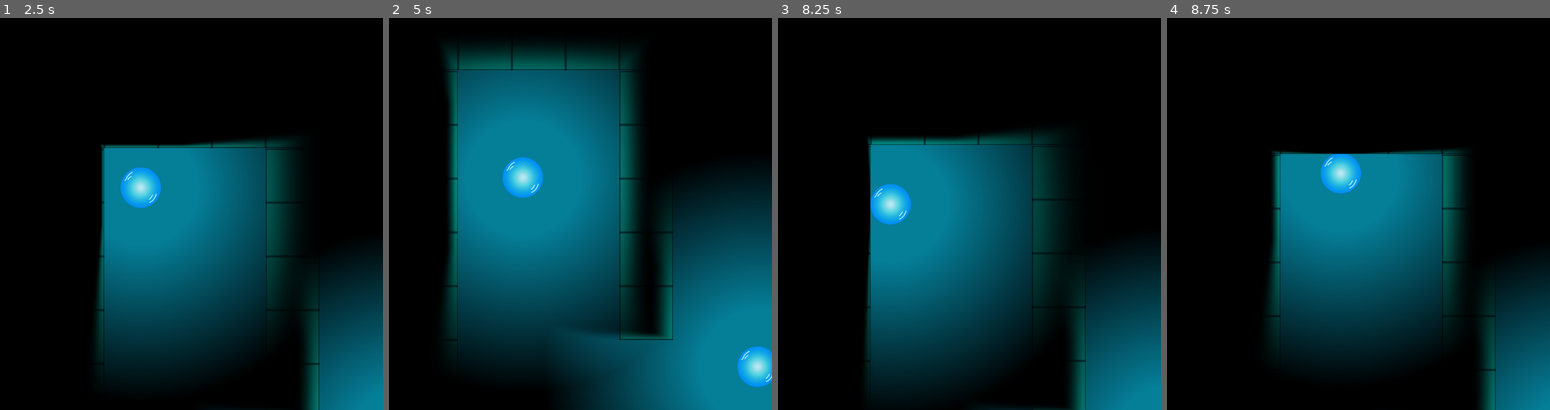
Above: before the commit, frames 1-4 (left to right).
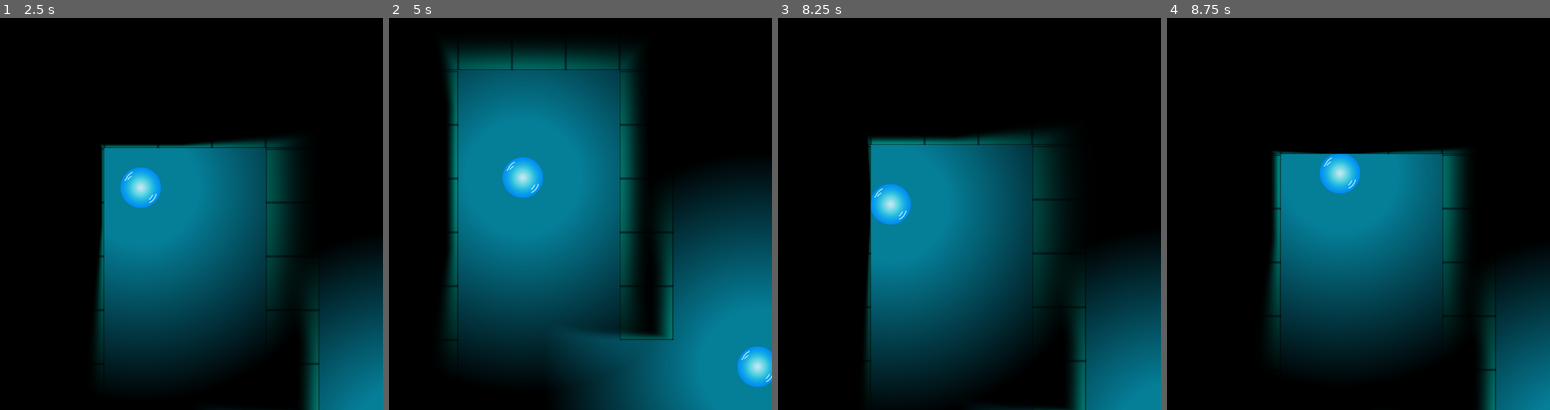
Above: after the commit, the same moments.

Repository: jacob-grahn/bubble-racing
Game: Godot game, scene res://map/Map.tscn
Same seed, same stepped clock (60 frames per second), same inputs: the game is played once before the commit and once after it.
Inputs (mouse positions are in pixels of both pictures, inside the frame that each line leads up to):
- Up to frame 1 (2.5 s): tap Enter at 0.5 s; move the mouse to (264, 174) at 0.52 s; click (264, 174) at 0.67 s; move the mouse to (80, 217) at 1.27 s; click (80, 217) at 1.42 s; move the mouse to (210, 100) at 2.02 s; click (210, 100) at 2.17 s
- Up to frame 2 (5 s): move the mouse to (534, 280) at 2.77 s; click (534, 280) at 2.92 s; move the mouse to (687, 261) at 3.52 s; click (687, 261) at 3.67 s; move the mouse to (427, 131) at 4.27 s; click (427, 131) at 4.42 s
- Up to frame 3 (8.25 s): move the mouse to (965, 194) at 5.02 s; click (965, 194) at 5.17 s; move the mouse to (881, 88) at 5.77 s; click (881, 88) at 5.92 s; move the mouse to (1042, 174) at 6.52 s; click (1042, 174) at 6.67 s; move the mouse to (858, 217) at 7.27 s; click (858, 217) at 7.42 s; move the mouse to (988, 100) at 8.02 s; click (988, 100) at 8.17 s
- Up to frame 4 (8.75 s): no input

Frame 1 is identical in both runs. In frame 2, 0.2% of the frame differs, in the area x 17-75%, y 13-83%; in frame 3, 0.2%; in frame 4, 0.3%, in the area x 29-86%, y 34-100%.

Commit message:
start work on a maze generator

Diff:
--- a/map/Map.gd
+++ b/map/Map.gd
@@ -1,6 +1,8 @@
 extends Node2D
 
 func _ready():
+	var maze = MazeGenerator.generate(10, 10)
+	print(maze)
 	$Finish.connect("bubble_finished", self, "on_bubble_finished")
 	$Finish2.connect("bubble_finished", self, "on_bubble_finished")
 
--- /dev/null
+++ b/maze-generator/MazeGenerator.gd
@@ -0,0 +1,37 @@
+extends Node
+
+func generate(width, height):
+	var node_list = make_nodes(width, height)
+	connect_nodes_randomly(node_list)
+	return node_list
+
+
+func make_nodes(width, height):
+	var node_list = []
+	for x in range(width):
+		for y in range(height):
+			var node = {'x': x, 'y': y, 'connections': []}
+			node_list.push_back(node)
+	return node_list
+
+
+func connect_nodes_randomly(node_list):
+	var unused_node_list = node_list.duplicate()
+	unused_node_list.shuffle()
+	var stack = [unused_node_list.pop_back()]
+	while unused_node_list.size() > 0:
+		var node = stack[stack.size() - 1]
+		var moved_forward = false
+		for other_node in unused_node_list:
+			var dist_x = other_node.x - node.x
+			var dist_y = other_node.y - node.y
+			var dist = sqrt((dist_x * dist_x) + (dist_y * dist_y))
+			if dist <= 1:
+				stack.push_back(other_node)
+				unused_node_list.erase(other_node)
+				node.connections.push_back({'x': other_node.x, 'y': other_node.y})
+				other_node.connections.push_back({'x': node.x, 'y': node.y})
+				moved_forward = true
+				break
+		if !moved_forward:
+			stack.pop_back()
--- a/project.godot
+++ b/project.godot
@@ -19,6 +19,10 @@
 run/main_scene="res://map/Map.tscn"
 config/icon="res://icon.png"
 
+[autoload]
+
+MazeGenerator="*res://maze-generator/MazeGenerator.gd"
+
 [display]
 
 window/size/width=800
